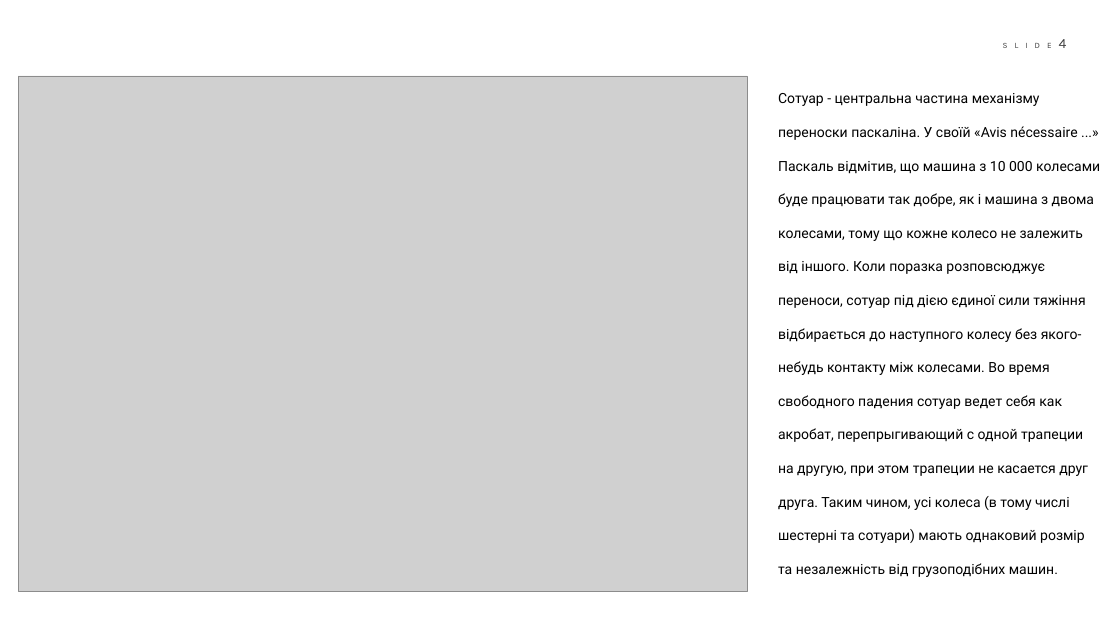
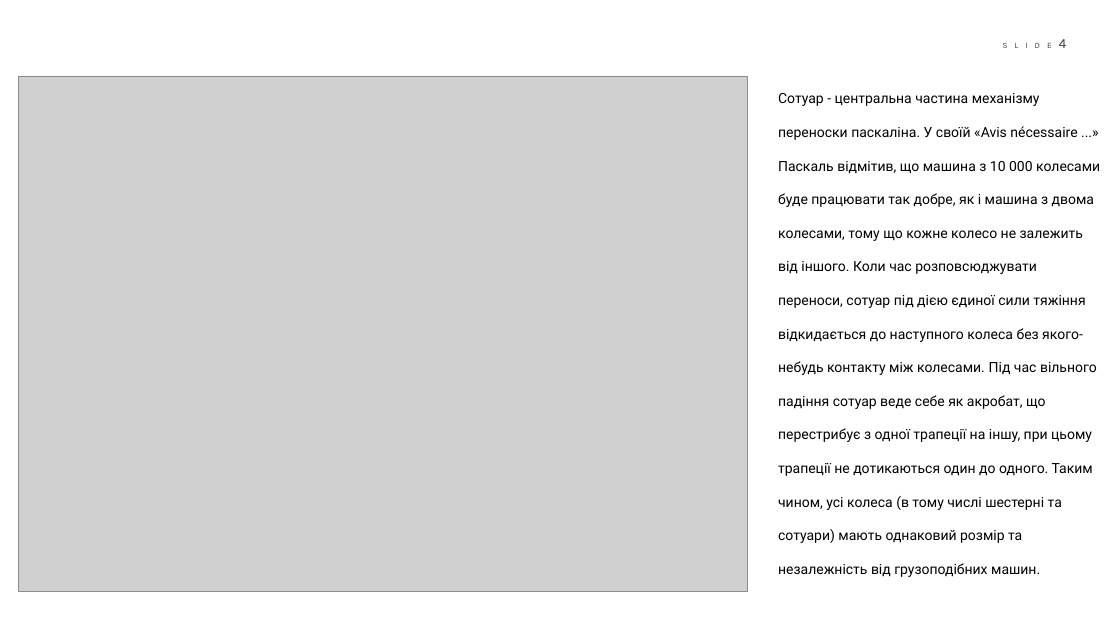
Before and after one commit to boychuk-ol/Operating-system.-, a slide deck: slide 4 of Калькулятор Паскаля.pptx. Drawn at 1120x630 pixels with LibreOffice and Linux fonts; fonts in the diff are those of the drawing; grey boxes stand for pictures. Boxes give left, top, right and bottom in pixels: in the first picture for what was removed or moved away, otherwise in the second. Text is boxed around its words. In the diff, an @@ line names an element or a change of style, - is before the commit and + after.

```diff
--- a/Калькулятор Паскаля.pptx
+++ b/Калькулятор Паскаля.pptx
@@ text at (778, 93, 1100, 577): text changed @@
-Сотуар - центральна частина механізму переноски паскаліна. У своїй «Avis nécessaire ...» Паскаль відмітив, що машина з 10 000 колесами буде працювати так добре, як і машина з двома колесами, тому що кожне колесо не залежить від іншого. Коли поразка розповсюджує переноси, сотуар під дією єдиної сили тяжіння відбирається до наступного колесу без якого-небудь контакту між колесами. Во время свободного падения сотуар ведет себя как акробат, перепрыгивающий с одной трапеции на другую, при этом трапеции не касается друг друга. Таким чином, усі колеса (в тому числі шестерні та сотуари) мають однаковий розмір та незалежність від грузоподібних машин.
+Сотуар - центральна частина механізму переноски паскаліна. У своїй «Avis nécessaire ...» Паскаль відмітив, що машина з 10 000 колесами буде працювати так добре, як і машина з двома колесами, тому що кожне колесо не залежить від іншого. Коли час розповсюджувати переноси, сотуар під дією єдиної сили тяжіння відкидається до наступного колеса без якого-небудь контакту між колесами. Під час вільного падіння сотуар веде себе як акробат, що перестрибує з одної трапеції на іншу, при цьому трапеції не дотикаються один до одного. Таким чином, усі колеса (в тому числі шестерні та сотуари) мають однаковий розмір та незалежність від грузоподібних машин.
```
Also in this commit, not shown: 2 other slides changed.
